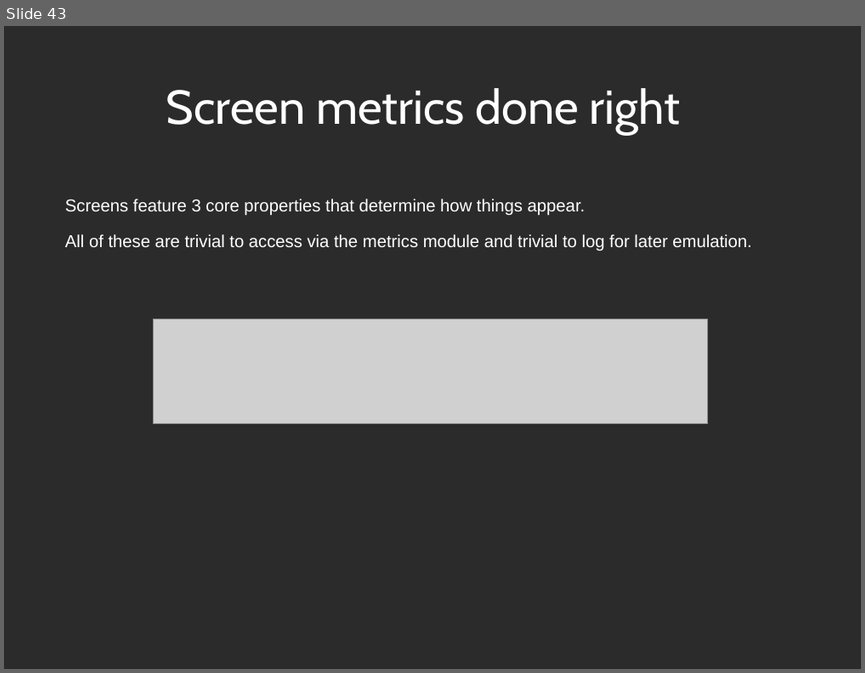
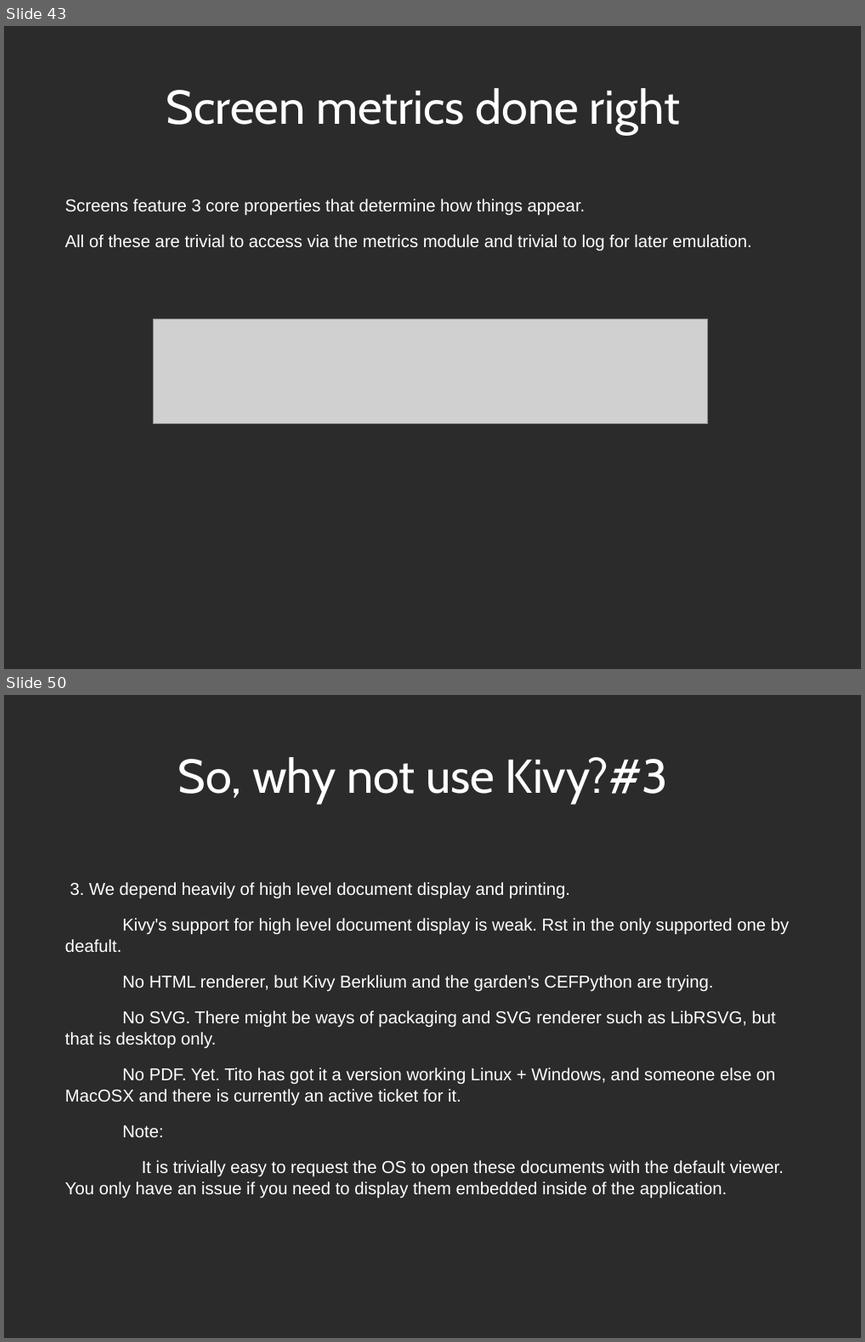
Before and after one commit to Zen-CODE/kivybits, a slide deck: PyCon/ZA 2013/PyCon.odp. Shown one above the other, each under a label of ours: slide 43 before the commit, slides 43 and 50 after it; the slides between them are not shown. The pictures are 865x673 and 865x1342 pixels, drawn with LibreOffice and Linux fonts; fonts in the diff are those of the drawing; grey boxes stand for pictures; background and template pictures are left out; a plain dark background stands for a picture behind light text. Boxes give left, top, right and bottom in pixels: in the first picture for what was removed or moved away, otherwise in the second. Text is boxed around its words. In the diff, an @@ line names an element or a change of style, - is before the commit and + after.

```diff
--- a/PyCon/ZA 2013/PyCon.odp
+++ b/PyCon/ZA 2013/PyCon.odp
@@ slide 50 added at bbox=[4, 695, 861, 1338], background picture (left out) @@
@@ title added at bbox=[177, 757, 668, 804], 44 pt, text #FFFFFF @@
+So, why not use Kivy?#3
@@ text added at bbox=[65, 882, 789, 1198], 16 pt, text #FFFFFF @@
+3. We depend heavily of high level document display and printing.
+Kivy's support for high level document display is weak. Rst in the only supported one by deafult.
+No HTML renderer, but Kivy Berklium and the garden's CEFPython are trying.
+No SVG. There might be ways of packaging and SVG renderer such as LibRSVG, but that is desktop only.
+No PDF. Yet. Tito has got it a version working Linux + Windows, and someone else on MacOSX and there is currently an active ticket for it.
+Note:
+It is trivially easy to request the OS to open these documents with the default viewer. You only have an issue if you need to display them embedded inside of the application.
```
Also in this commit, not shown: 6 slides changed, 8 other slides added, 1 other file.
